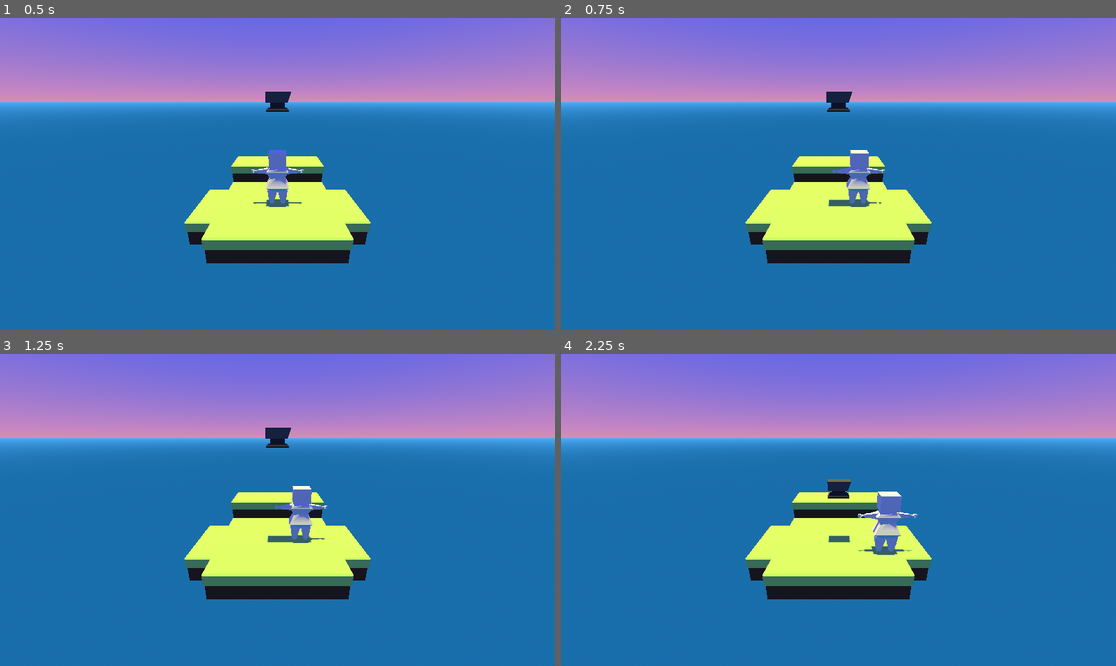
Above: before the commit, frames 1-4 (two rows, left to right).
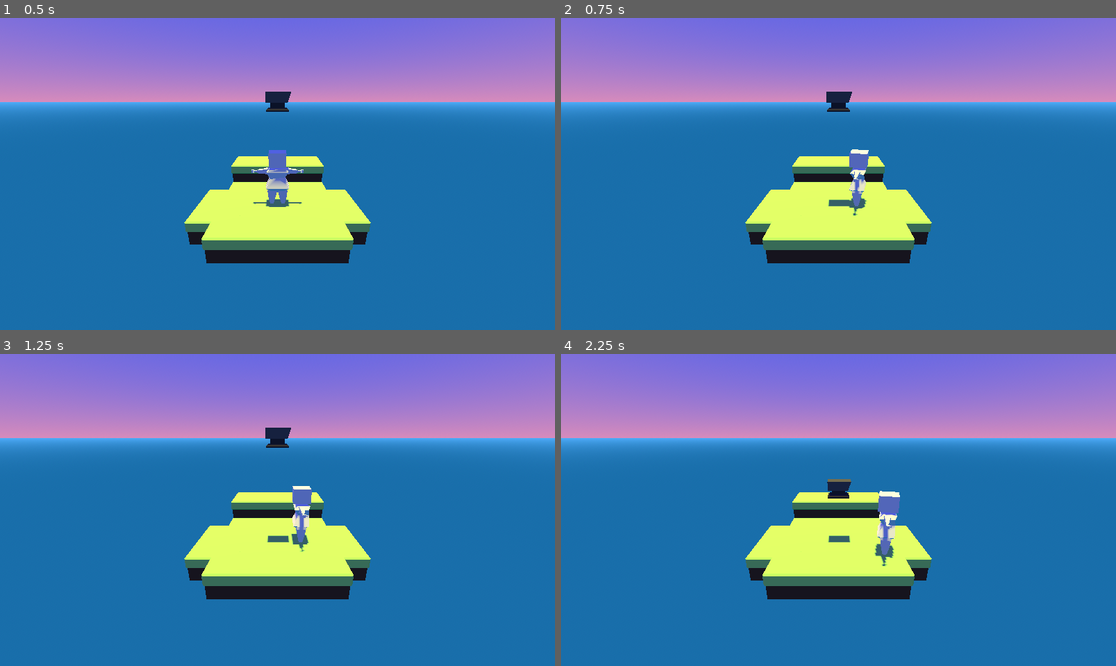
Above: after the commit, the same moments.

Repository: shamotte/rpg-death-jam
Game: Godot game, scene res://scenes/main_scene.tscn
The game is run twice, just before and just after one commit, with the same random seed, the same clock (stepped at 60 frames per second) and the same inputs.
Inputs:
- Up to frame 1 (0.5 s): no input
- Up to frame 2 (0.75 s): tap Enter at 0.5 s; hold Right (move_right) from 0.53 s (still down)
- Up to frame 3 (1.25 s): keep holding Right (move_right); tap Space at 0.77 s
- Up to frame 4 (2.25 s): tap Space at 1.25, 1.52 s; release Right (move_right) at 1.28 s; hold Down (move_down) 1.28-2.03 s; tap Enter at 2 s; hold Right (move_right) from 2.03 s (still down)

Frame 1 is identical in both runs. In frame 2, 0.5% of the frame differs, in the area x 48-59%, y 42-64%; in frame 3, 0.5%; in frame 4, 0.7%, in the area x 53-65%, y 43-69%.

Commit message:
Improved lerper, parent rotation

Diff:
--- a/components/comp_parent_lerp.gd
+++ b/components/comp_parent_lerp.gd
@@ -3,6 +3,8 @@
 var parent: Node3D
 var parent_parent: Node3D
 
+@export var _position: bool = true
+@export var _rotation_y: bool = true
 @export_range(0.0, 1.0) var lerp_speed: float = 0.25
 
 func _ready() -> void:
@@ -11,5 +13,9 @@
 
 	parent.top_level = true
 
-func _physics_process(delta: float) -> void:
-	parent.global_position = parent.global_position.lerp(parent_parent.global_position, lerp_speed)
+func _physics_process(_delta: float) -> void:
+	if _position:
+		parent.global_position = parent.global_position.lerp(parent_parent.global_position, lerp_speed)
+
+	if _rotation_y:
+		parent.global_rotation.y = lerp_angle(parent.global_rotation.y, parent_parent.global_rotation.y, lerp_speed)
--- a/objects/player/player.gd
+++ b/objects/player/player.gd
@@ -6,18 +6,22 @@
 	if event.is_action_pressed("move_left"):
 		TimeManager.progres_time(1)
 		global_position.x -= 1
+		global_rotation.y = deg_to_rad(-90)
 
 	if event.is_action_pressed("move_right"):
 		TimeManager.progres_time(1)
 		global_position.x += 1
+		global_rotation.y = deg_to_rad(90)
 
 	if event.is_action_pressed("move_up"):
 		TimeManager.progres_time(1)
 		global_position.z -= 1
+		global_rotation.y = deg_to_rad(180)
 
 	if event.is_action_pressed("move_down"):
 		TimeManager.progres_time(1)
 		global_position.z += 1
+		global_rotation.y = deg_to_rad(0)
 
 
 # Called when the node enters the scene tree for the first time.
